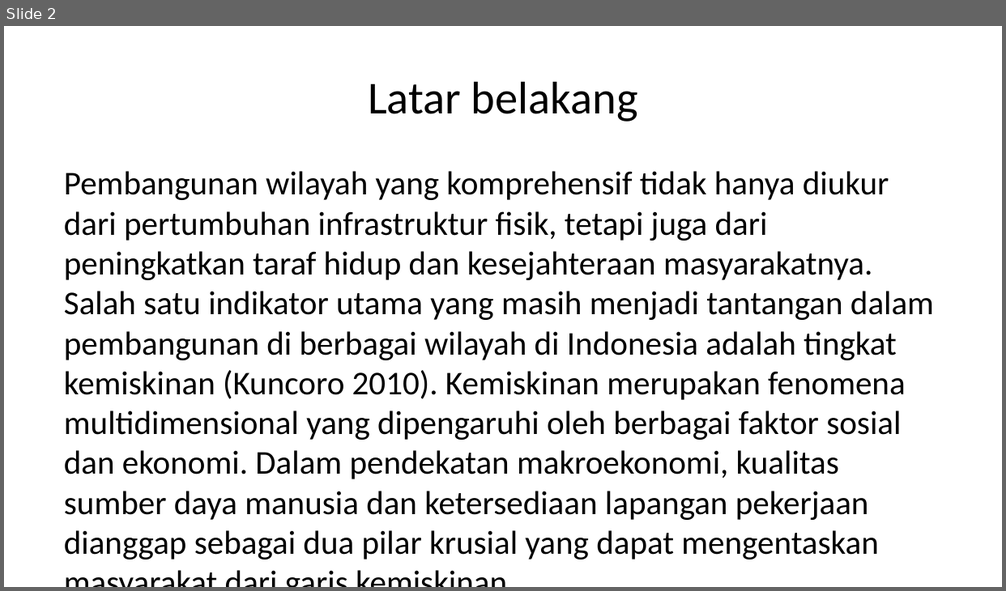
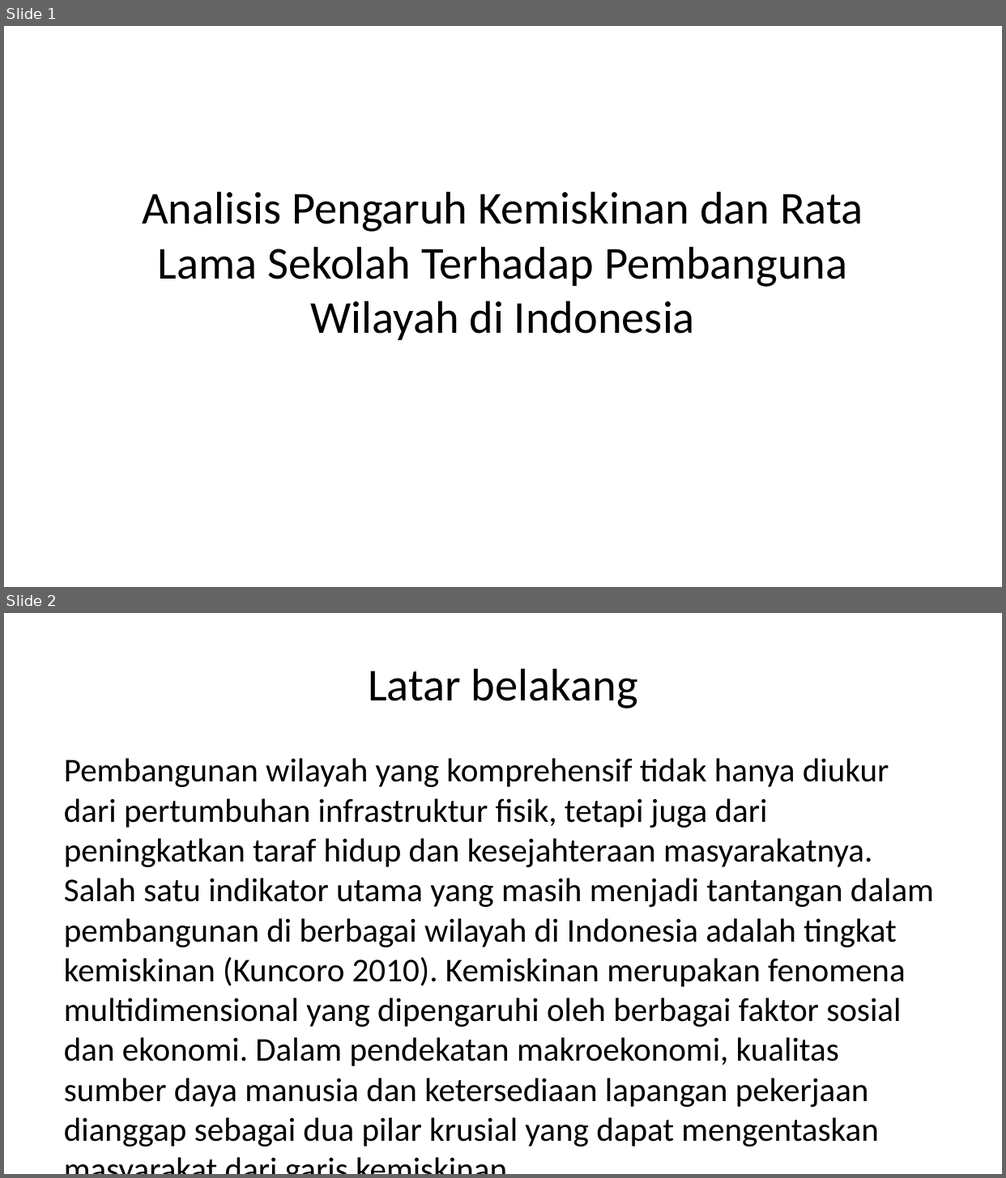
Before and after one commit to inbloom21/probstatproyekakhir, a slide deck: dokumen/PPT-Laporan.pptx. Shown one above the other, each under a label of ours: slide 2 before the commit, slides 1 and 2 after it. The pictures are 1006x591 and 1006x1178 pixels, drawn with LibreOffice and Linux fonts; fonts in the diff are those of the drawing. Boxes give left, top, right and bottom in pixels: in the first picture for what was removed or moved away, otherwise in the second. Text is boxed around its words. In the diff, an @@ line names an element or a change of style, - is before the commit and + after.

```diff
--- a/dokumen/PPT-Laporan.pptx
+++ b/dokumen/PPT-Laporan.pptx
@@ slide 1 added at [4,26,1002,587], background #FFFFFF @@
@@ title added at [142,191,863,340], 33 pt, text #000000 @@
+Analisis Pengaruh Kemiskinan dan Rata Lama Sekolah Terhadap Pembanguna Wilayah di Indonesia
```
Also in this commit, not shown: 3 other slides added, 5 slides removed, 2 other files.
